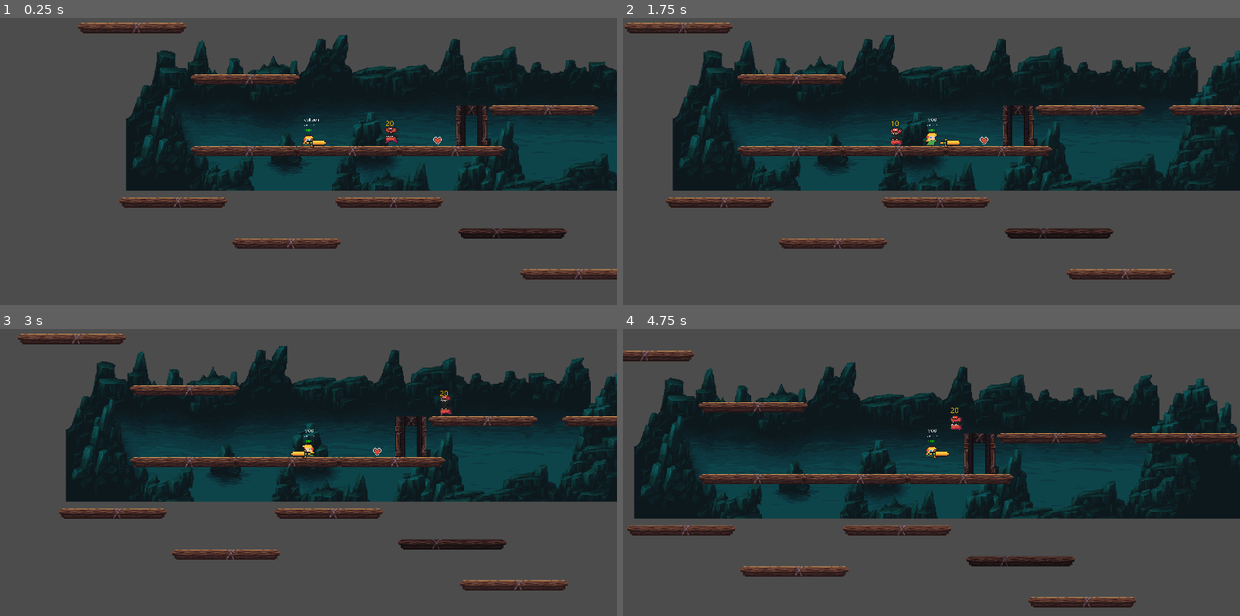
Above: before the commit, frames 1-4 (two rows, left to right).
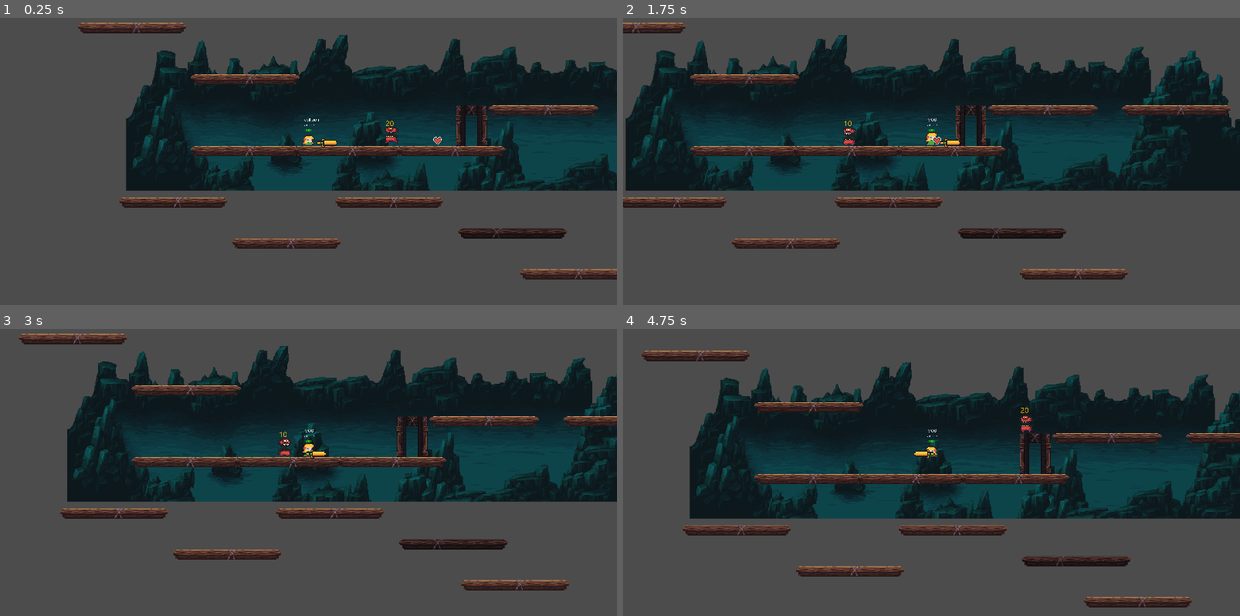
Above: after the commit, the same moments.

Repository: mirondorin/DQ-RL
Game: Godot game, scene res://scenes/MainScene.tscn
Same seed, same stepped clock (60 frames per second), same inputs: the game is played once before the commit and once after it.
Inputs:
- Up to frame 1 (0.25 s): no input
- Up to frame 2 (1.75 s): hold X (special_attack) 0.53-1.28 s; hold Right (ui_right) from 0.53 s (still down); tap Up (ui_up) at 0.77, 1.52 s; tap 1 (ui_attack) at 0.8, 1.35 s; tap C (utility, bound only after the commit) at 1.55 s
- Up to frame 3 (3 s): release Right (ui_right) at 2.03 s; hold Left (ui_left) 2.03-2.78 s; hold C (utility, bound only after the commit) 2.03-2.78 s; tap X (special_attack) at 2.3, 2.85 s; hold Right (ui_right) from 2.78 s (still down)
- Up to frame 4 (4.75 s): tap Up (ui_up) at 3.02, 3.77, 4.52 s; tap 1 (ui_attack) at 3.05 s; hold 1 (ui_attack) 3.53-4.28 s; tap C (utility, bound only after the commit) at 3.8, 4.35 s; release Right (ui_right) at 4.28 s; hold Left (ui_left) from 4.28 s (still down); tap X (special_attack) at 4.55 s

The runs differ from the first frame. In frame 1, 0.1% of the frame differs, in the area x 49-55%, y 41-46%; in frame 2, 22%; in frame 3, 2.7%; in frame 4, 23%, in the area x 0-100%, y 7-98%.

Commit message:
Added new abilities /w cooldowns. Added weekly report.

Diff:
--- a/Character.gd
+++ /dev/null
@@ -1,12 +0,0 @@
-extends Node
-
-
-
-# Called when the node enters the scene tree for the first time.
-func _ready():
-	pass # Replace with function body.
-
-
-# Called every frame. 'delta' is the elapsed time since the previous frame.
-#func _process(delta):
-#	pass
--- a/project.godot
+++ b/project.godot
@@ -64,6 +64,11 @@
 "events": [ Object(InputEventKey,"resource_local_to_scene":false,"resource_name":"","device":0,"alt":false,"shift":false,"control":false,"meta":false,"command":false,"pressed":false,"scancode":88,"unicode":0,"echo":false,"script":null)
  ]
 }
+utility={
+"deadzone": 0.5,
+"events": [ Object(InputEventKey,"resource_local_to_scene":false,"resource_name":"","device":0,"alt":false,"shift":false,"control":false,"meta":false,"command":false,"pressed":false,"scancode":67,"unicode":0,"echo":false,"script":null)
+ ]
+}
 
 [rendering]
 
--- /dev/null
+++ b/scenes/Cooldown.tscn
@@ -0,0 +1,12 @@
+[gd_scene format=2]
+
+[node name="Cooldown_Root" type="Node2D"]
+
+[node name="LightAttack_CD" type="Timer" parent="."]
+wait_time = 0.1
+
+[node name="SpecialAttack_CD" type="Timer" parent="."]
+wait_time = 3.0
+
+[node name="Utility_CD" type="Timer" parent="."]
+wait_time = 4.0
--- a/scenes/MainScene.tscn
+++ b/scenes/MainScene.tscn
@@ -6,7 +6,7 @@
 [ext_resource path="res://scripts/GlobalSettings.gd" type="Script" id=4]
 [ext_resource path="res://scenes/ItemPickup.tscn" type="PackedScene" id=5]
 [ext_resource path="res://scenes/EnemySpawner.tscn" type="PackedScene" id=6]
-[ext_resource path="res://scenes/WorldBoundary.gd" type="Script" id=7]
+[ext_resource path="res://scripts/WorldBoundary.gd" type="Script" id=7]
 
 [sub_resource type="RectangleShape2D" id=1]
 extents = Vector2( 1000, 10 )
--- a/scenes/PlayableCharacter.tscn
+++ b/scenes/PlayableCharacter.tscn
@@ -12,6 +12,7 @@
 [ext_resource path="res://assets/0x72_DungeonTilesetII_v1.3.1/frames/elf_f_run_anim_f3.png" type="Texture" id=10]
 [ext_resource path="res://assets/fonts/segoeui.tres" type="DynamicFont" id=11]
 [ext_resource path="res://scenes/Weapon.tscn" type="PackedScene" id=12]
+[ext_resource path="res://scenes/Cooldown.tscn" type="PackedScene" id=13]
 
 [sub_resource type="SpriteFrames" id=1]
 animations = [ {
@@ -25,19 +26,19 @@
 "name": "jump",
 "speed": 5.0
 }, {
+"frames": [ ExtResource( 5 ), ExtResource( 4 ), ExtResource( 8 ), ExtResource( 4 ) ],
+"loop": true,
+"name": "land",
+"speed": 5.0
+}, {
+"frames": [ ExtResource( 2 ) ],
+"loop": true,
+"name": "hit",
+"speed": 5.0
+}, {
 "frames": [ ExtResource( 8 ), ExtResource( 4 ), ExtResource( 5 ), ExtResource( 4 ), ExtResource( 10 ) ],
 "loop": true,
 "name": "walk",
-"speed": 5.0
-}, {
-"frames": [ ExtResource( 2 ) ],
-"loop": true,
-"name": "hit",
-"speed": 5.0
-}, {
-"frames": [ ExtResource( 5 ), ExtResource( 4 ), ExtResource( 8 ), ExtResource( 4 ) ],
-"loop": true,
-"name": "land",
 "speed": 5.0
 } ]
 
@@ -213,8 +214,18 @@
 position = Vector2( 46.6849, 49.3108 )
 rotation = 0.0
 
-[node name="CollisionShape2D" parent="Weapon/Area2D" index="0"]
-disabled = false
+[node name="Cooldown_Root" parent="." instance=ExtResource( 13 )]
+
+[node name="SpecialAttack_CD" parent="Cooldown_Root" index="1"]
+wait_time = 2.0
+
+[node name="Utility_CD" parent="Cooldown_Root" index="2"]
+wait_time = 0.2
 [connection signal="animation_finished" from="AnimatedSprite" to="." method="_on_AnimatedSprite_animation_finished"]
+[connection signal="timeout" from="Cooldown_Root/LightAttack_CD" to="." method="_on_LightAttack_CD_timeout"]
+[connection signal="timeout" from="Cooldown_Root/SpecialAttack_CD" to="." method="_on_SpecialAttack_CD_timeout"]
+[connection signal="timeout" from="Cooldown_Root/Utility_CD" to="." method="_on_Utility_CD_timeout"]
 
 [editable path="Weapon"]
+
+[editable path="Cooldown_Root"]
--- a/scenes/Weapon.tscn
+++ b/scenes/Weapon.tscn
@@ -141,6 +141,7 @@
 script = ExtResource( 2 )
 
 [node name="AnimatedSprite" type="Sprite" parent="."]
+position = Vector2( 33.885, 0 )
 rotation = 1.5708
 scale = Vector2( 3, 3 )
 texture = ExtResource( 1 )
@@ -159,7 +160,4 @@
 [node name="CollisionShape2D" type="CollisionShape2D" parent="Area2D"]
 position = Vector2( 0.317, -13.203 )
 shape = SubResource( 4 )
-disabled = true
-[connection signal="animation_finished" from="AnimationPlayer" to="." method="_on_AnimationPlayer_animation_finished"]
 [connection signal="body_entered" from="Area2D" to="." method="_on_Area2D_body_entered"]
-[connection signal="body_exited" from="Area2D" to="." method="_on_Area2D_body_exited"]
--- a/scripts/EnemySpawner.gd
+++ b/scripts/EnemySpawner.gd
@@ -26,7 +26,7 @@
 	if current_spawns < max_spawns or max_spawns == 0:
 		var inst = enemy.instance()
 		inst.position = self.position
-		mainscene.add_child(inst)
+		mainscene.call_deferred("add_child",inst)
 		current_spawns += 1
 
 func start_spawner():
--- a/scripts/Mob.gd
+++ b/scripts/Mob.gd
@@ -7,6 +7,7 @@
 onready var attack_timer = $'AttackCooldown'
 
 export var health = 20
+var is_dead = false
 
 var velocity = Vector2()
 export var follow = true
@@ -69,18 +70,22 @@
 
 	move_and_slide(velocity, Vector2(0, -1))
 
+	var previous = get_slide_count()
 	for i in get_slide_count():
-		var collision = get_slide_collision(i)
-		if collision and collision.collider.name == 'PlayableCharacter' and follow:
-			attack_player(collision.collider)
+		if get_slide_count() > i:
+			var collision = get_slide_collision(i)
+			if collision and collision.collider.name == 'PlayableCharacter' and follow:
+				attack_player(collision.collider)
 
 
 func on_take_damage():
-	if health > 0:
-		$HealthLabel.text = String(health)
-	else:
-		get_node("../EnemySpawner").spawn() #remove this
-		queue_free()
+	if not is_dead:
+		if health > 0:
+			$HealthLabel.text = String(health)
+		else:
+			is_dead = true
+			queue_free()
+			get_node("../EnemySpawner").spawn()
 
 	follow = false
 	attack_timer.start()
--- a/scripts/PlayableCharacter.gd
+++ b/scripts/PlayableCharacter.gd
@@ -11,13 +11,19 @@
 var in_jump = false
 var did_move = false
 var landing = false
+var in_dash = false
+var cooldowns = {
+	"can_light_attack" : true,
+	"can_special_attack" : true,
+	"can_utility" : true
+				}
 
 export var health = 100
-
-var start_position = Vector2(91, 295) # aici e hardcodata, ar trebuii luata de undeva
+var start_position
 
 func _ready():
 	screen_size = get_viewport_rect().size
+	start_position = position
 
 func jump(time):
 	var speed = -JUMPSPEED/20
@@ -36,6 +42,16 @@
 	jump_intensity*=0.80
 	speed*=jump_intensity
 	return speed
+
+func dash(delta):
+	if not in_dash:
+		return
+	var direction = 0
+	if velocity.x != 0:
+		direction = 1 if velocity.x > 0 else -1
+	else:
+		direction = 1 if $AnimatedSprite.flip_h == false else -1
+	velocity.x += 400 * direction
 
 func solve_animation(velocity,delta):
 	if velocity.x != 0:
@@ -93,12 +109,23 @@
 	if Input.is_action_pressed("ui_up"):
 		velocity.y += jump(delta)
 
-	if Input.is_action_pressed("ui_attack"):
+	if Input.is_action_pressed("ui_attack") and cooldowns['can_light_attack']:
 		$DebugAction.text = 'ATTACK'
 		$Weapon.attack()
-	if Input.is_action_pressed("special_attack"):
+		$Cooldown_Root/LightAttack_CD.start()
+		cooldowns['can_light_attack'] = false
+	elif Input.is_action_pressed("special_attack") and cooldowns['can_special_attack']:
 		$DebugAction.text = 'SPECIAL-ATTACK'
 		$AnimationPlayer.play('special-attack')
+		$Cooldown_Root/SpecialAttack_CD.start()
+		cooldowns['can_special_attack'] = false
+	if Input.is_action_pressed('utility') and cooldowns['can_utility']:
+		$DebugAction.text = 'UTILITY'
+		$Cooldown_Root/Utility_CD.start()
+		cooldowns['can_utility'] = false
+		in_dash = true
+		yield(get_tree().create_timer(0.2), "timeout")
+		in_dash = false
 
 func _physics_process(delta):
 	velocity.y += delta * GRAVITY
@@ -113,7 +140,7 @@
 
 	solve_animation(velocity,delta)
 	solve_input(delta)
-	# move_and_collide(velocity)
+	dash(delta)
 	move_and_slide(velocity,Vector2(0, -1))
 	for i in get_slide_count():
 		var collision = get_slide_collision(i)
@@ -132,3 +159,12 @@
 		$AnimatedSprite.play('walk')
 	$AnimatedSprite.stop()
 	pass # Replace with function body.
+
+func _on_LightAttack_CD_timeout():
+	cooldowns['can_light_attack'] = true
+
+func _on_SpecialAttack_CD_timeout():
+	cooldowns['can_special_attack'] = true
+
+func _on_Utility_CD_timeout():
+	cooldowns['can_utility'] = true
--- a/scripts/Weapon.gd
+++ b/scripts/Weapon.gd
@@ -41,18 +41,4 @@
 	var overlapping_bodies = $Area2D.get_overlapping_bodies()
 	for body in overlapping_bodies:
 		if 'Mob' in body.name:
-			mobs_in_area.append(body)
 			body.call("take_damage", attack_damage)
-
-func _on_AnimationPlayer_animation_finished(anim_name):
-	pass
-
-
-func _on_Area2D_body_exited(body):
-	var overlapping_bodies = $Area2D.get_overlapping_bodies()
-	for body in overlapping_bodies:
-		if 'Mob' in body.name:
-			var mob_ind = mobs_in_area.find(body)
-			mobs_in_area.remove(mob_ind)
-
-	pass # Replace with function body.
Not shown: 1 places in scenes/PlayableCharacter.tscn that only renumber resources
Renamed: scenes/WorldBoundary.gd -> scripts/WorldBoundary.gd
Not shown, changed: weekly-reports/week2-report.md
